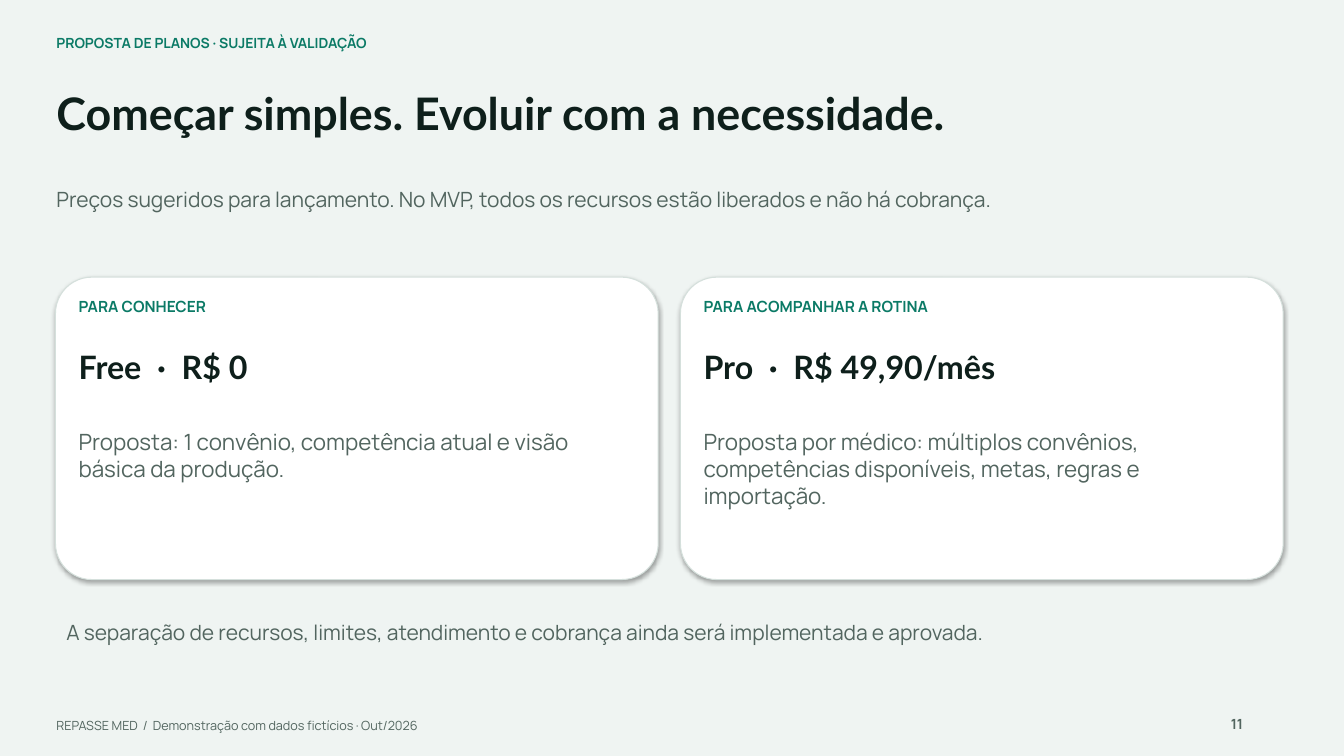
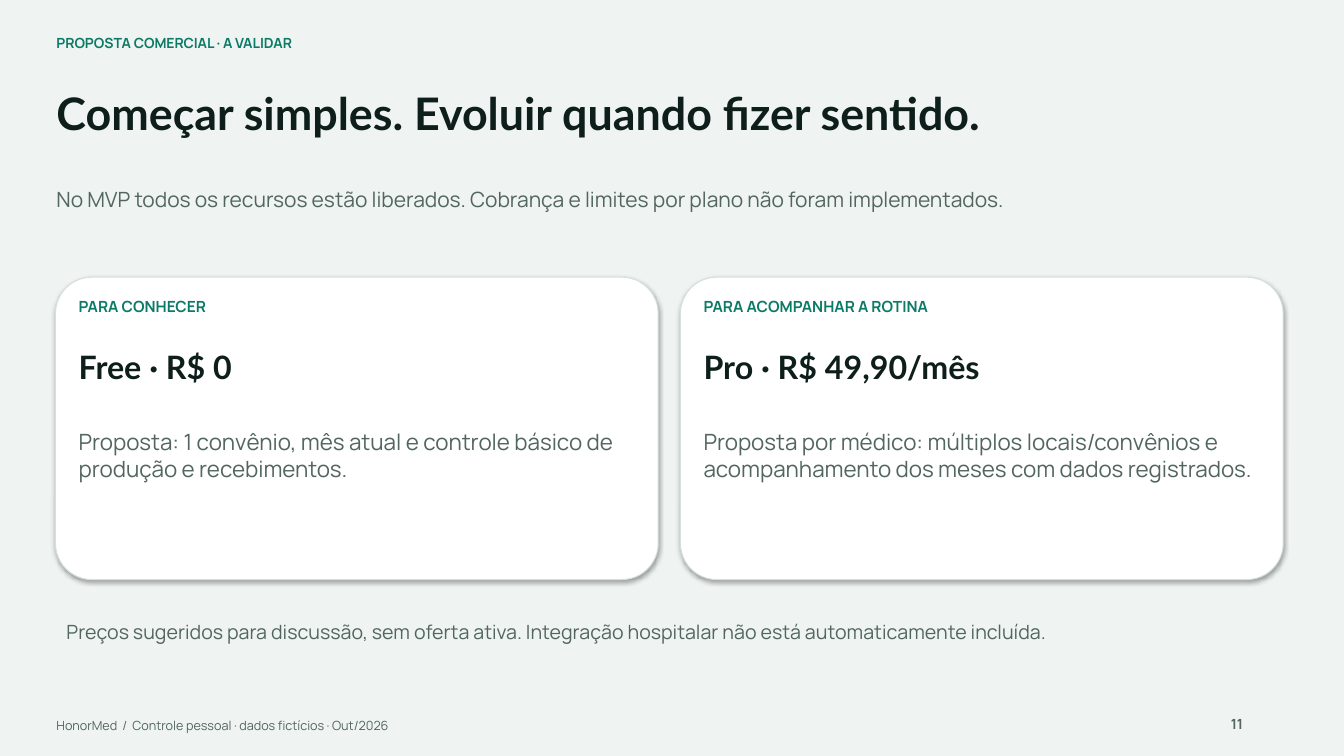
Before and after one commit to Gor0d/HonorMed, a slide deck: slide 11 of docs/apresentacao/Repasse_MED_Apresentacao_Medicos.pptx. Drawn at 1344x756 pixels with LibreOffice and Linux fonts; fonts in the diff are those of the drawing. Boxes give left, top, right and bottom in pixels: in the first picture for what was removed or moved away, otherwise in the second. Text is boxed around its words. In the diff, an @@ line names an element or a change of style, - is before the commit and + after.

```diff
--- a/docs/apresentacao/Repasse_MED_Apresentacao_Medicos.pptx
+++ b/docs/apresentacao/Repasse_MED_Apresentacao_Medicos.pptx
@@ text at <box>56,37,292,48</box>: text changed @@
-PROPOSTA DE PLANOS · SUJEITA À VALIDAÇÃO
+PROPOSTA COMERCIAL · A VALIDAR
@@ text at <box>56,96,980,138</box>: text changed @@
-Começar simples. Evoluir com a necessidade.
+Começar simples. Evoluir quando fizer sentido.
@@ text at <box>56,191,1003,212</box>: text changed @@
-Preços sugeridos para lançamento. No MVP, todos os recursos estão liberados e não há cobrança.
+No MVP todos os recursos estão liberados. Cobrança e limites por plano não foram implementados.
@@ text "Free · R$ 0" rewrapped from <box>79,352,248,383</box> to <box>79,352,232,383</box> @@
@@ text "Pro · R$ 49,90/mês" rewrapped from <box>704,352,996,384</box> to <box>704,352,980,384</box> @@
@@ text at <box>79,432,613,483</box>: text changed @@
-Proposta: 1 convênio, competência atual e visão básica da produção.
+Proposta: 1 convênio, mês atual e controle básico de produção e recebimentos.
@@ text at <box>704,432,1252,483</box>: text changed @@
-Proposta por médico: múltiplos convênios, competências disponíveis, metas, regras e importação.
+Proposta por médico: múltiplos locais/convênios e acompanhamento dos meses com dados registrados.
@@ text at <box>66,623,1046,644</box>: text changed; size 15 to 14 pt @@
-A separação de recursos, limites, atendimento e cobrança ainda será implementada e aprovada.
+Preços sugeridos para discussão, sem oferta ativa. Integração hospitalar não está automaticamente incluída.
@@ text at <box>56,720,388,733</box>: text changed @@
-REPASSE MED / Demonstração com dados fictícios · Out/2026
+HonorMed / Controle pessoal · dados fictícios · Out/2026
```
Also in this commit, not shown: 9 other slides changed, 6 slides added, 6 slides removed, 18 other files.
